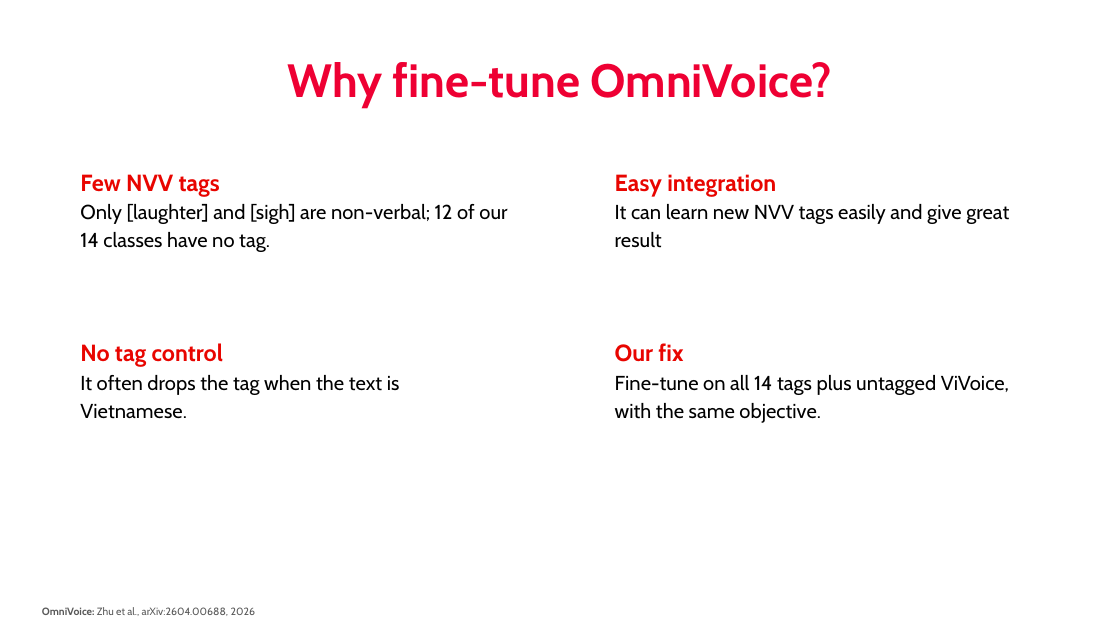
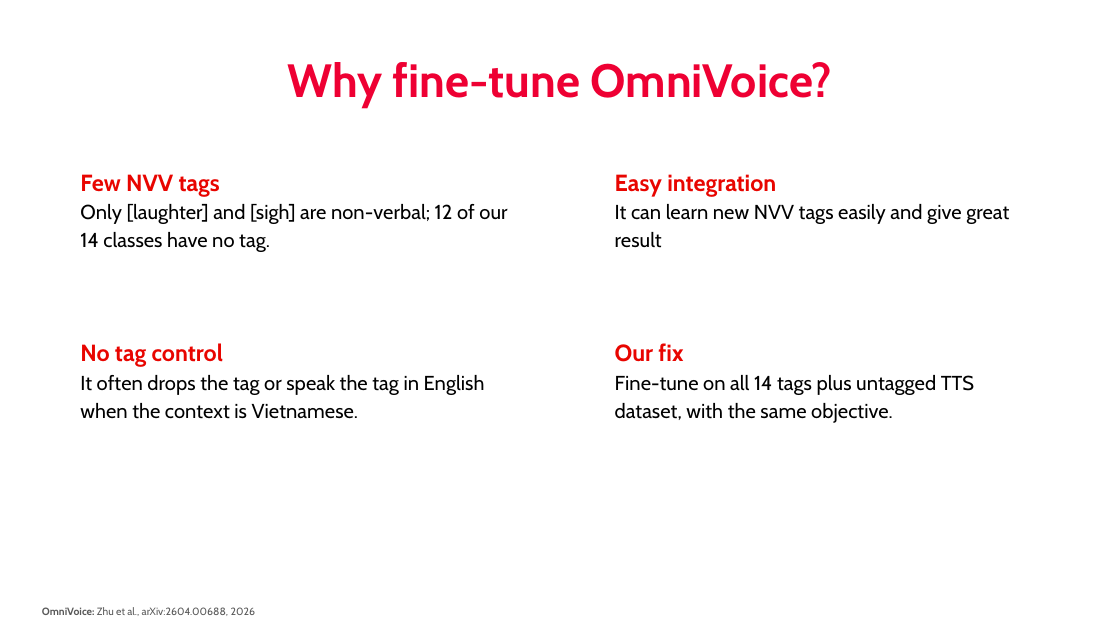
Before and after one commit to nhakanasi/VDT_GD2, a slide deck: slide 19 of Method.pptx. Drawn at 1120x630 pixels with LibreOffice and Linux fonts; fonts in the diff are those of the drawing; background and template pictures are left out. Boxes give left, top, right and bottom in pixels: in the first picture for what was removed or moved away, otherwise in the second. Text is boxed around its words. In the diff, an @@ line names an element or a change of style, - is before the commit and + after.

```diff
--- a/Method.pptx
+++ b/Method.pptx
@@ text at (80, 375, 485, 419): text changed @@
-It often drops the tag when the text is Vietnamese.
+It often drops the tag or speak the tag in English when the context is Vietnamese.
@@ text at (615, 375, 974, 423): text changed @@
-Fine-tune on all 14 tags plus untagged ViVoice, with the same objective.
+Fine-tune on all 14 tags plus untagged TTS dataset, with the same objective.
```
Also in this commit, not shown: 3 other slides changed.
